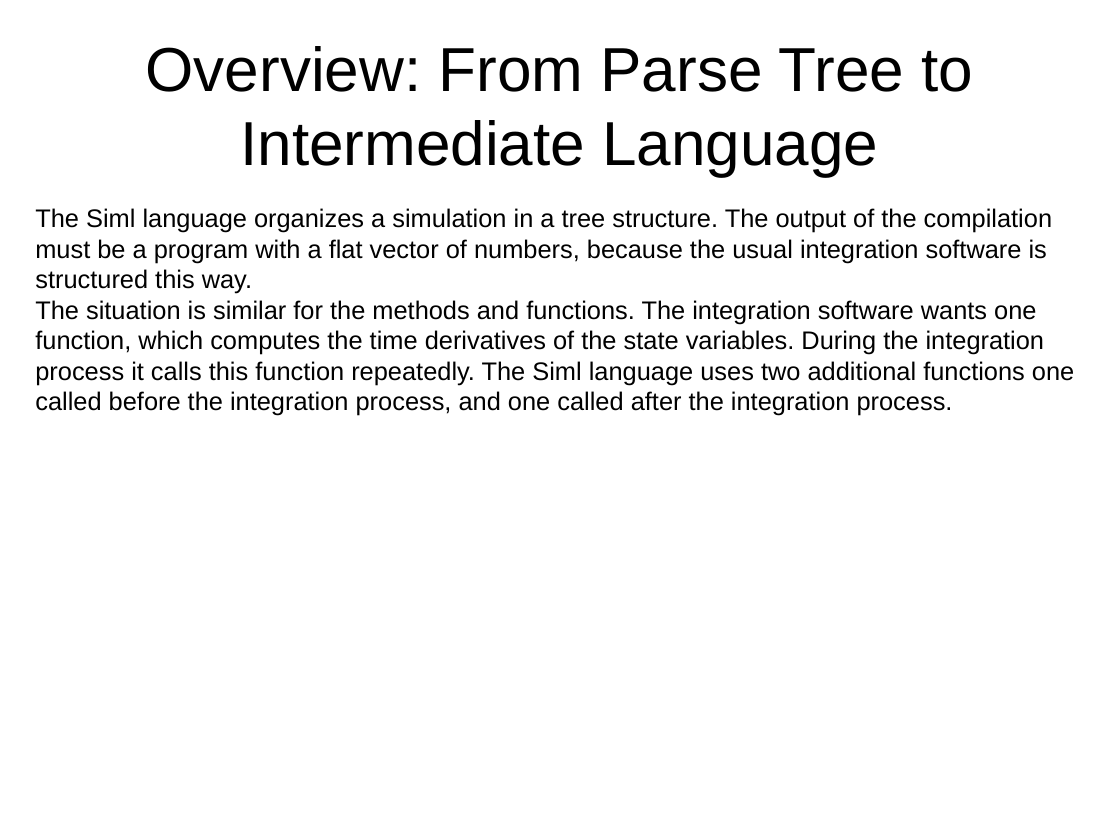
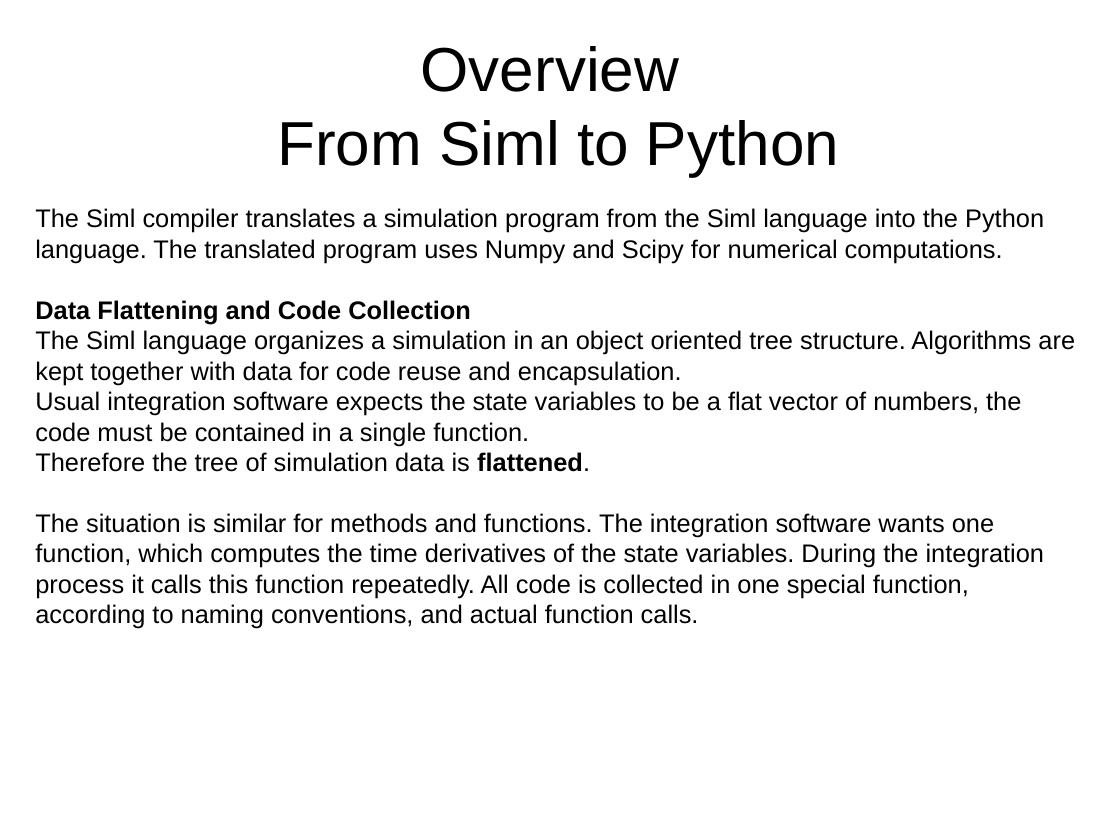
Before and after one commit to eike-welk/freeode, a slide deck: slide 4 of freeode_py/SIML Compiler Outline.odp. Drawn at 1120x840 pixels with LibreOffice and Linux fonts; fonts in the diff are those of the drawing. Boxes give left, top, right and bottom in pixels: in the first picture for what was removed or moved away, otherwise in the second. Text is boxed around its words. In the diff, an @@ line names an element or a change of style, - is before the commit and + after.

```diff
--- a/freeode_py/SIML Compiler Outline.odp
+++ b/freeode_py/SIML Compiler Outline.odp
@@ title at bbox=[277, 46, 839, 177]: text changed @@
-Overview: From Parse Tree to Intermediate Language
+Overview
+From Siml to Python
@@ text at bbox=[35, 208, 1075, 629]: text changed @@
-The Siml language organizes a simulation in a tree structure. The output of the compilation must be a program with a flat vector of numbers, because the usual integration software is structured this way.
-The situation is similar for the methods and functions. The integration software wants one function, which computes the time derivatives of the state variables. During the integration process it calls this function repeatedly. The Siml language uses two additional functions one called before the integration process, and one called after the integration process.
+The Siml compiler translates a simulation program from the Siml language into the Python language. The translated program uses Numpy and Scipy for numerical computations.
+Data Flattening and Code Collection
+The Siml language organizes a simulation in an object oriented tree structure. Algorithms are kept together with data for code reuse and encapsulation.
+Usual integration software expects the state variables to be a flat vector of numbers, the code must be contained in a single function.
+Therefore the tree of simulation data is flattened.
+The situation is similar for methods and functions. The integration software wants one function, which computes the time derivatives of the state variables. During the integration process it calls this function repeatedly. All code is collected in one special function, according to naming conventions, and actual function calls.
```
Also in this commit, not shown: 4 other slides changed, 3 slides added, 2 slides removed, 3 other files.
